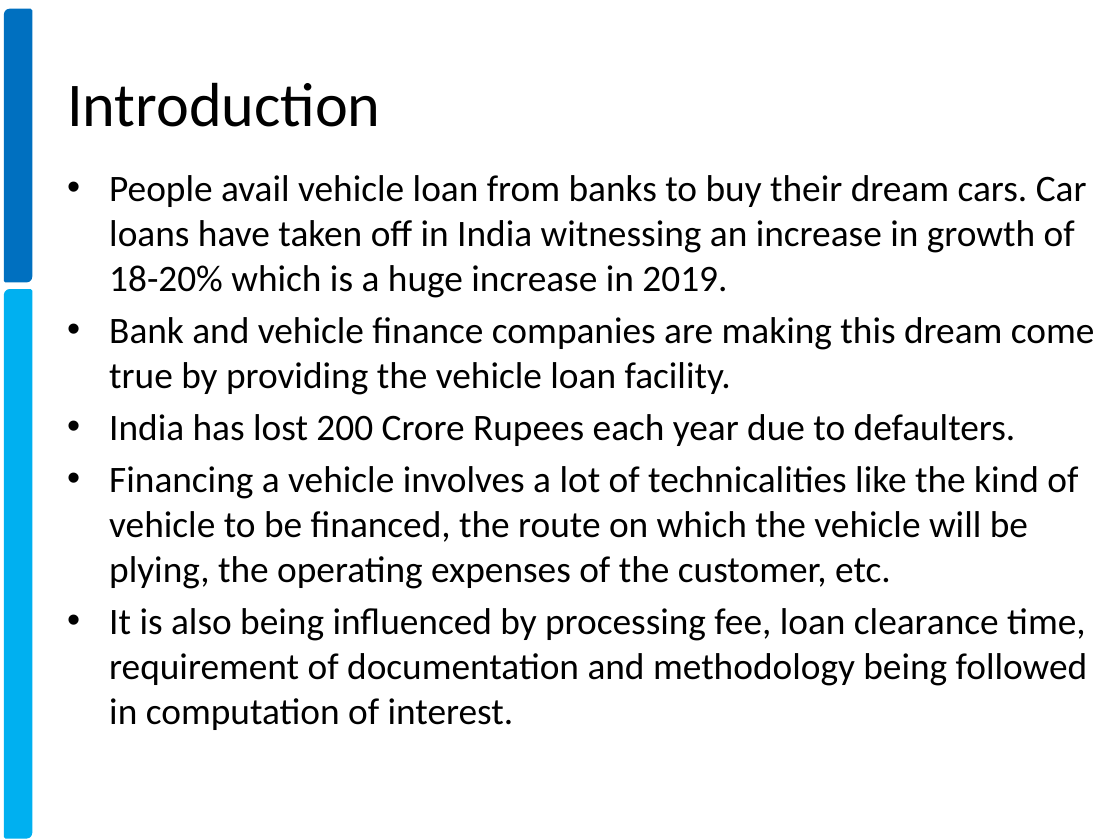
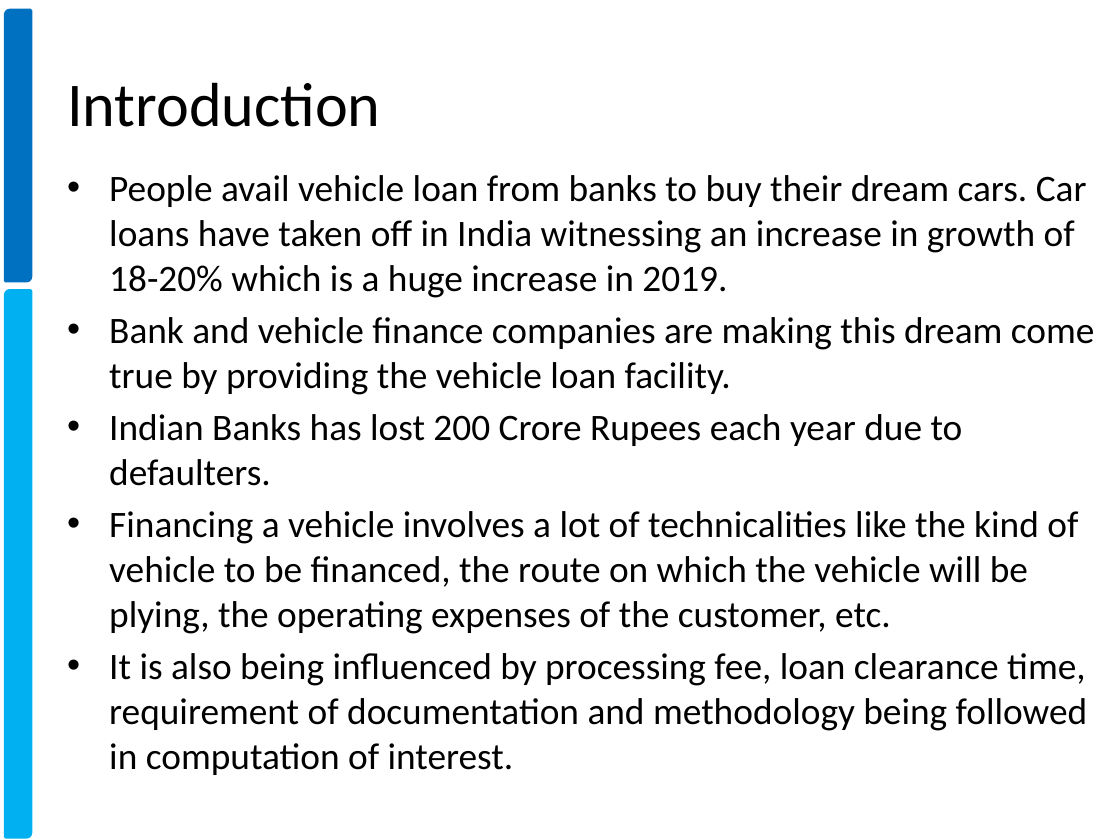
Before and after one commit to xavierigneous/Vehicle-Loan-Default-Prediction, a slide deck: slide 2 of Vehicle Loan Default Prediction.pptx. Drawn at 1120x840 pixels with LibreOffice and Linux fonts; fonts in the diff are those of the drawing; background and template pictures are left out. Boxes give left, top, right and bottom in pixels: in the first picture for what was removed or moved away, otherwise in the second. Text is boxed around its words. In the diff, an @@ line names an element or a change of style, - is before the commit and + after.

```diff
--- a/Vehicle Loan Default Prediction.pptx
+++ b/Vehicle Loan Default Prediction.pptx
@@ text at (109, 414, 963, 486): text changed @@
-• India has lost 200 Crore Rupees each year due to defaulters.
+• Indian Banks has lost 200 Crore Rupees each year due to defaulters.
```
